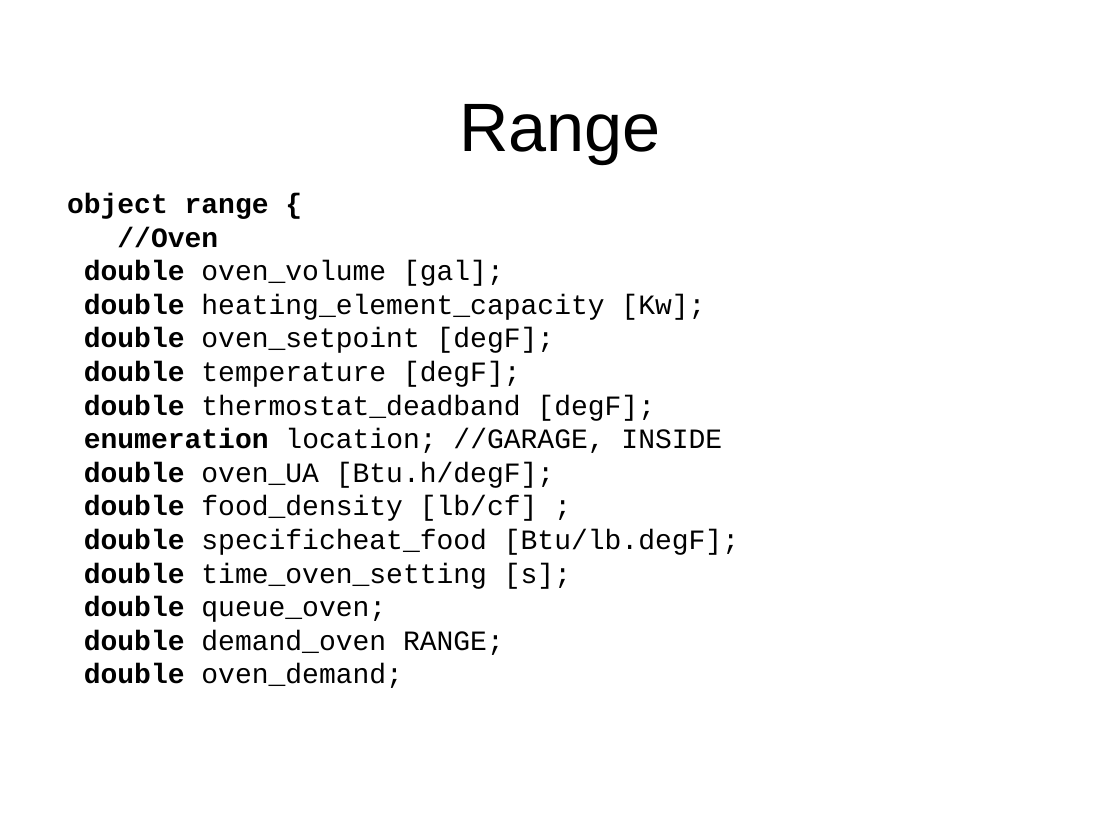
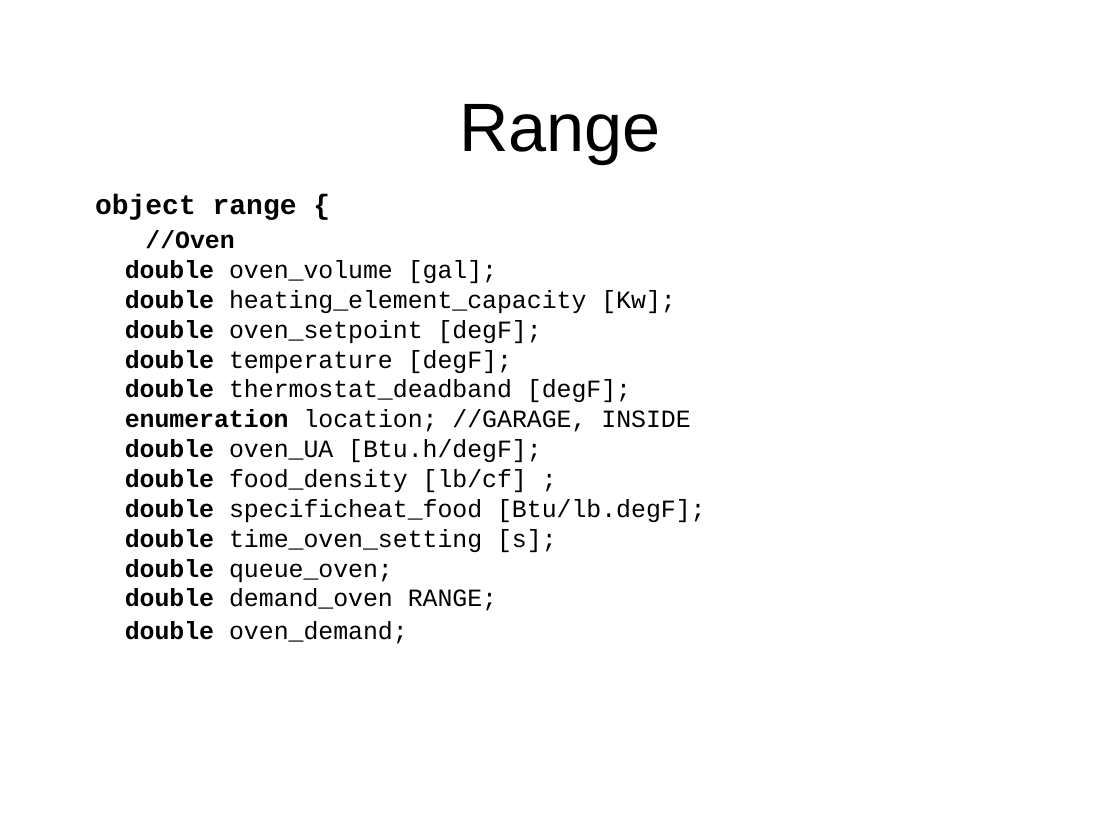
Before and after one commit to gridlab-d/course, a slide deck: slide 29 of ThreeDayCourse_v22/Day2/3.2 - Residential.ppt. Drawn at 1120x840 pixels with LibreOffice and Linux fonts; fonts in the diff are those of the drawing; background and template pictures are left out. Boxes give left, top, right and bottom in pixels: in the first picture for what was removed or moved away, otherwise in the second. Text is boxed around its words. In the diff, an @@ line names an element or a change of style, - is before the commit and + after.

Commit message:
Made some formatting changes to maintain consistency throughout the presentation

```diff
--- a/ThreeDayCourse_v22/Day2/3.2 - Residential.ppt
+++ b/ThreeDayCourse_v22/Day2/3.2 - Residential.ppt
@@ text "object range {" moved from (x1=67, y1=193, x2=739, y2=688) to (x1=95, y1=194, x2=706, y2=644) @@
@@ text at (x1=125, y1=230, x2=706, y2=644): size 18 to 16 pt @@
```
Also in this commit, not shown: 22 other slides changed.
